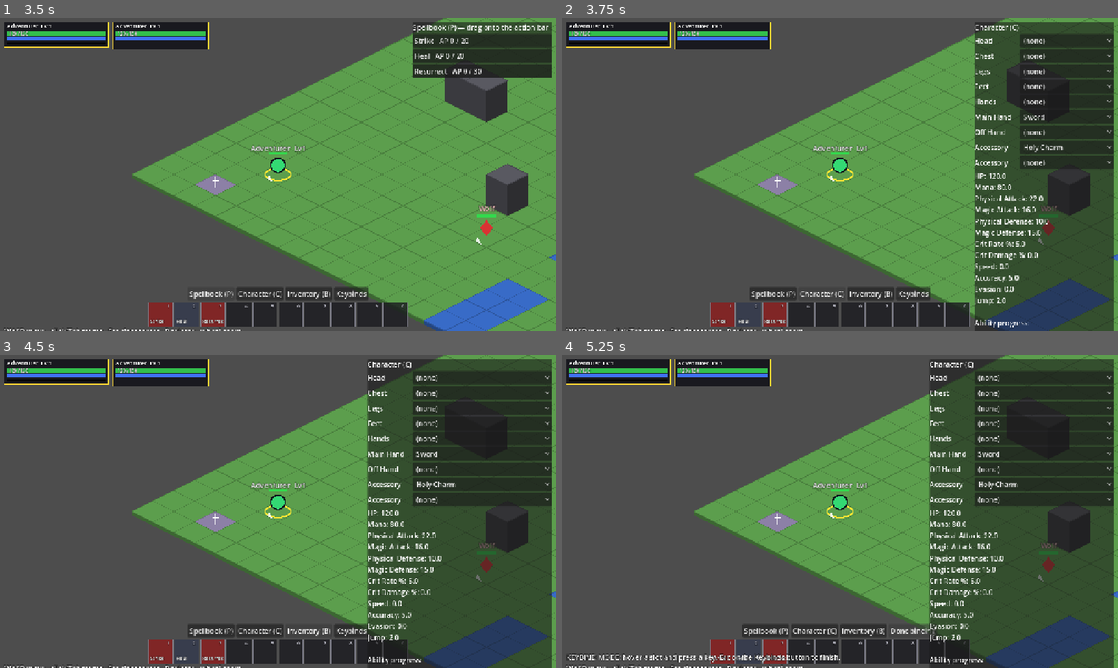
Above: before the commit, frames 1-4 (two rows, left to right).
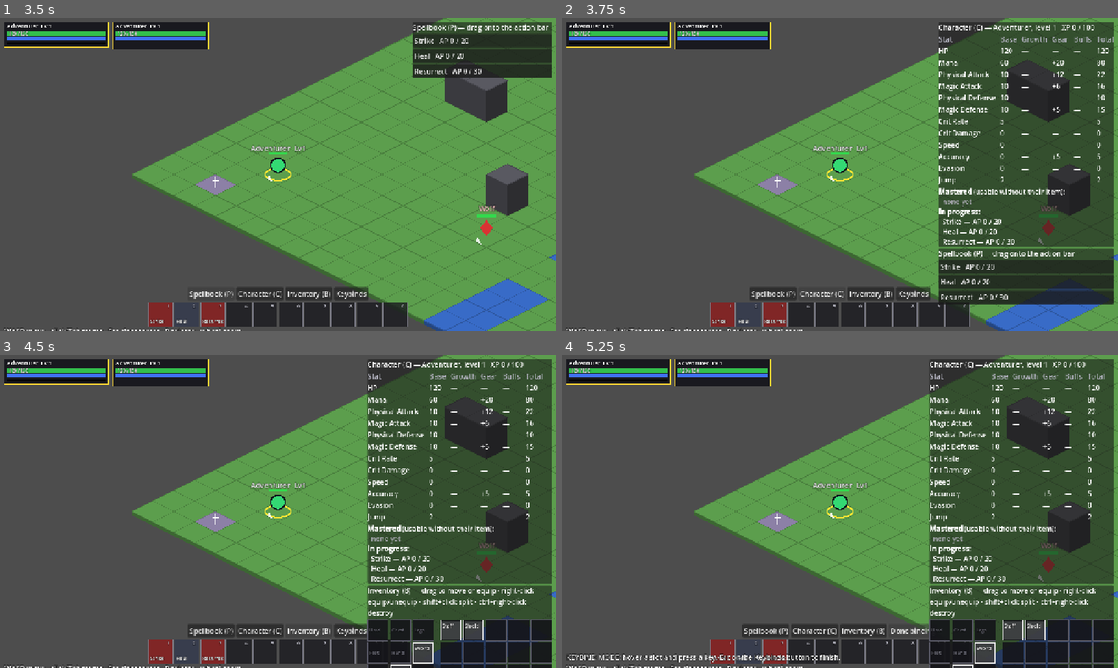
Above: after the commit, the same moments.

Repository: victorduvergermacarons-lang/Final-Wars
Game: Godot game, scene res://scenes/main.tscn
Two runs of this game, one before a commit and one after it. Both use one fixed random seed, a clock stepped at 60 frames per second and the inputs below.
Inputs (mouse positions are in pixels of both pictures, inside the frame that each line leads up to):
- Up to frame 1 (3.5 s): click "Play Solo" at 0.5 s; tap Enter at 1.25 s; drag from (55, 33) to (333, 105) at 1.27 s; drag from (161, 36) to (250, 237) at 2.02 s; click "Spellbook (P)" at 2.75 s
- Up to frame 2 (3.75 s): click "Character (C)" at 3.5 s
- Up to frame 3 (4.5 s): click "Inventory (B)" at 4.25 s
- Up to frame 4 (5.25 s): click "Keybinds" at 5 s

Frame 1 is identical in both runs. In frame 2, 18% of the frame differs, in the area x 67-100%, y 1-100%; in frame 3, 14%; in frame 4, 14%.

Commit message:
M2 step 4: character sheet
- Character sheet (C) replaces the equip dropdowns: level, XP, every stat
  as base / growth / gear / buffs / total, mastered abilities and
  abilities in progress (earning AP when the teaching item is worn)
- StatBreakdown: testable stat and ability breakdown
- Base stats and growth are replicated so clients can show the breakdown
- README controls for B and C
- Tests (235 passing); network check passes

Co-Authored-By: Claude Opus 5.5 <noreply@anthropic.com>
Claude-Session: https://claude.ai/code/session_01NkxcXD4xqQYvGrzBVzDJEX

Diff:
--- a/net/client_world.gd
+++ b/net/client_world.gd
@@ -157,6 +157,8 @@
 	h.level = d.level
 	h.xp = d.xp
 	h.bag = Bag.from_array(d.bag, content.items)
+	h.base_stats = StatBlock.from_dict(d.get("base", {}))
+	h.growth = StatBlock.from_dict(d.get("growth", {}))
 	var eq := {}
 	for slot in d.eq:
 		var item: ItemDef = content.items.get(StringName(d.eq[slot]))
--- a/net/snapshot.gd
+++ b/net/snapshot.gd
@@ -15,6 +15,8 @@
 		d.level = hero.level
 		d.xp = hero.xp
 		d.bag = hero.bag.to_array()
+		d.base = hero.base_stats.to_dict()
+		d.growth = hero.growth.to_dict()
 		var eq := {}
 		var equipment := hero.equipment()
 		for slot in equipment:
--- a/tests/unit/test_snapshot.gd
+++ b/tests/unit/test_snapshot.gd
@@ -39,6 +39,8 @@
 	assert_eq(h.display_name, "Ann")
 	assert_eq(h.tile(), hero.tile())
 	assert_true(h.stats.equals(hero.stats))
+	assert_true(h.base_stats.equals(hero.base_stats))
+	assert_true(h.growth.equals(hero.growth))
 	assert_eq(h.available_abilities().map(func(a): return a.id), [&"strike", &"heal", &"resurrect"])
 	var wolf := mirror.get_actor(world.enemies()[0].id) as Enemy
 	assert_eq(wolf.def.id, &"wolf")
--- /dev/null
+++ b/tests/unit/test_stat_breakdown.gd
@@ -0,0 +1,44 @@
+extends GutTest
+
+const F := preload("res://tests/unit/progression_fixtures.gd")
+
+
+func test_rows_split_base_growth_gear_and_buffs() -> void:
+	var sword := F.item(&"sword", EquipSlot.Type.MAIN_HAND, {Stat.Id.PHYS_ATK: 12}, {Stat.Id.PHYS_ATK: 4})
+	var hero := F.hero_with([sword])
+	hero.base_stats.phys_atk = 10
+	hero.growth.phys_atk = 6
+	hero.refresh_stats()
+	var buff := BuffDef.new()
+	buff.id = &"rage"
+	buff.duration_seconds = 10
+	buff.modifiers = [StatModifier.make(Stat.Id.PHYS_ATK, 1.5)]
+	hero.buffs.apply(buff, 0.0)
+	var row: Dictionary = StatBreakdown.rows(hero, 1.0)[Stat.Id.PHYS_ATK]
+	assert_eq(row.base, 10.0)
+	assert_eq(row.growth, 6.0)
+	assert_eq(row.gear, 12.0)
+	assert_eq(row.total, 42.0)
+	assert_eq(row.buffs, 14.0, "the buff's share")
+
+
+func test_abilities_mastered_and_in_progress() -> void:
+	var strike := F.ability(&"strike", 20)
+	var fire := F.ability(&"fireball", 20)
+	var heal := F.ability(&"heal", 20)
+	var sword := F.item(&"sword", EquipSlot.Type.MAIN_HAND, {}, {}, [strike])
+	var staff := F.item(&"staff", EquipSlot.Type.MAIN_HAND, {}, {}, [fire])
+	var charm := F.item(&"charm", EquipSlot.Type.ACCESSORY, {}, {}, [heal])
+	var hero := F.hero_with([sword])
+	hero.bag.add(staff)
+	hero.bag.add(charm)
+	hero.ap[&"fireball"] = 10
+	hero.mastered[&"heal"] = heal
+	var ab := StatBreakdown.abilities(hero)
+	assert_eq(ab.mastered, [heal])
+	assert_eq(ab.in_progress.size(), 2)
+	assert_eq(ab.in_progress[0].ability, strike)
+	assert_true(ab.in_progress[0].earning)
+	assert_eq(ab.in_progress[1].ability, fire)
+	assert_false(ab.in_progress[1].earning, "staff is in the bag")
+	assert_eq(ab.in_progress[1].ap, 10)
--- a/ui/hud/character_panel.gd
+++ /dev/null
@@ -1,110 +0,0 @@
-class_name CharacterPanel
-extends PanelContainer
-## Equipment (one dropdown per slot), stats and ability progress. Gear changes
-## are sent as intents; the host refuses them in combat.
-
-const STAT_NAMES := ["HP", "Mana", "Physical Attack", "Magic Attack", "Physical Defense",
-	"Magic Defense", "Crit Rate %", "Crit Damage %", "Speed", "Accuracy", "Evasion", "Jump"]
-
-var hud: Hud
-var _pickers: Array[OptionButton] = []
-var _picker_items: Array = [] # per slot: Array of item ids (index 0 = none)
-var _stats: Label
-var _shown_key := ""
-
-
-func _init(p_hud: Hud) -> void:
-	hud = p_hud
-	custom_minimum_size = Vector2(320, 0)
-	var box := VBoxContainer.new()
-	add_child(box)
-	var title := Label.new()
-	title.text = "Character (C)"
-	box.add_child(title)
-	for slot in EquipSlot.COUNT:
-		var row := HBoxContainer.new()
-		var label := Label.new()
-		label.text = EquipSlot.NAMES[slot]
-		label.custom_minimum_size = Vector2(100, 0)
-		row.add_child(label)
-		var picker := OptionButton.new()
-		picker.focus_mode = Control.FOCUS_NONE
-		picker.size_flags_horizontal = Control.SIZE_EXPAND_FILL
-		picker.item_selected.connect(_on_pick.bind(slot))
-		row.add_child(picker)
-		box.add_child(row)
-		_pickers.append(picker)
-		_picker_items.append([])
-	_stats = Label.new()
-	box.add_child(_stats)
-
-
-func _process(_delta: float) -> void:
-	if not visible:
-		return
-	var hero: Hero = hud.session.local_hero()
-	if hero == null:
-		return
-	_refresh_pickers(hero)
-	var s := hero.current_stats(hud.session.now())
-	var lines: PackedStringArray = []
-	for id in Stat.all():
-		lines.append("%s: %s" % [STAT_NAMES[id], snappedf(s.get_stat(id), 0.1)])
-	lines.append("")
-	lines.append("Ability progress:")
-	var ids := {}
-	var carried: Array[ItemDef] = hero.equipped_items()
-	for i in hero.bag.size():
-		if hero.bag.item_at(i) != null:
-			carried.append(hero.bag.item_at(i))
-	for item in carried:
-		for a in item.teaches:
-			ids[a.id] = a
-	for id in ids:
-		var a: AbilityDef = ids[id]
-		lines.append("  %s: %s" % [a.display_name, "mastered" if hero.is_mastered(id)
-				else "%d / %d AP" % [hero.ap.get(id, 0), a.ap_to_master]])
-	_stats.text = "\n".join(lines)
-
-
-func _refresh_pickers(hero: Hero) -> void:
-	var parts: PackedStringArray = [str(hero.bag.to_array())]
-	for slot in EquipSlot.COUNT:
-		var e := hero.equipped_in(slot)
-		parts.append(String(e.id) if e != null else "-")
-	var key := ",".join(parts)
-	if key == _shown_key:
-		return
-	_shown_key = key
-	for slot in EquipSlot.COUNT:
-		var picker := _pickers[slot]
-		picker.clear()
-		var ids: Array = [&""]
-		picker.add_item("(none)")
-		var equipped := hero.equipped_in(slot)
-		if equipped != null:
-			picker.add_item(equipped.display_name)
-			ids.append(equipped.id)
-		for i in hero.bag.size():
-			var item := hero.bag.item_at(i)
-			if item != null and EquipSlot.slots_for(item.slot).has(slot) and not ids.has(item.id):
-				picker.add_item(item.display_name)
-				ids.append(item.id)
-		_picker_items[slot] = ids
-		picker.select(1 if equipped != null else 0)
-
-
-func _on_pick(index: int, slot: int) -> void:
-	var id: StringName = _picker_items[slot][index]
-	var hero: Hero = hud.session.local_hero()
-	if id == &"":
-		hud.session.send_intent({"type": "unequip", "slot": slot})
-	else:
-		var bag_index := -1
-		for i in hero.bag.size():
-			if hero.bag.item_at(i) != null and hero.bag.item_at(i).id == id:
-				bag_index = i
-				break
-		if bag_index >= 0:
-			hud.session.send_intent({"type": "equip", "bag_index": bag_index, "slot": slot})
-	_shown_key = "" # re-sync with what the host actually does
--- /dev/null
+++ b/ui/hud/character_sheet.gd
@@ -0,0 +1,82 @@
+class_name CharacterSheet
+extends PanelContainer
+## Character sheet (C): level and XP, every stat split into base / growth / gear /
+## buffs, and mastered and in-progress abilities.
+
+var hud: Hud
+var _header: Label
+var _table: GridContainer
+var _abilities: RichTextLabel
+var _cells: Array[Label] = []
+
+
+func _init(p_hud: Hud) -> void:
+	hud = p_hud
+	custom_minimum_size = Vector2(380, 0)
+	var box := VBoxContainer.new()
+	add_child(box)
+	_header = Label.new()
+	box.add_child(_header)
+	_table = GridContainer.new()
+	_table.columns = 6
+	_table.add_theme_constant_override("h_separation", 12)
+	box.add_child(_table)
+	for h in ["Stat", "Base", "Growth", "Gear", "Buffs", "Total"]:
+		var l := _cell(h)
+		l.add_theme_color_override("font_color", Color(0.7, 0.7, 0.75))
+	for i in Stat.COUNT * 6:
+		_cells.append(_cell(""))
+	_abilities = RichTextLabel.new()
+	_abilities.bbcode_enabled = true
+	_abilities.fit_content = true
+	_abilities.custom_minimum_size = Vector2(360, 0)
+	box.add_child(_abilities)
+
+
+func _cell(text: String) -> Label:
+	var l := Label.new()
+	l.text = text
+	_table.add_child(l)
+	return l
+
+
+func _process(_delta: float) -> void:
+	if not visible:
+		return
+	var hero: Hero = hud.session.local_hero()
+	if hero == null:
+		return
+	_header.text = "Character (C) — %s, level %d   XP %d / %d" % [hero.display_name, hero.level, hero.xp,
+			Leveling.xp_to_next(hero.level, hud.session.rules())]
+	var rows := StatBreakdown.rows(hero, hud.session.now())
+	for r in rows:
+		var i: int = r.stat * 6
+		_cells[i].text = ItemTooltip.STAT_LABELS[r.stat]
+		_cells[i + 1].text = _num(r.base)
+		_cells[i + 2].text = _signed(r.growth)
+		_cells[i + 3].text = _signed(r.gear)
+		_cells[i + 4].text = _signed(r.buffs)
+		_cells[i + 5].text = _num(r.total)
+	var ab := StatBreakdown.abilities(hero)
+	var lines: PackedStringArray = ["[b]Mastered[/b] (usable without their item):"]
+	if ab.mastered.is_empty():
+		lines.append("  [color=#a8a8b0]none yet[/color]")
+	for a in ab.mastered:
+		lines.append("  [color=%s]%s[/color]" % [ItemTooltip.GREEN, a.display_name])
+	lines.append("[b]In progress:[/b]")
+	if ab.in_progress.is_empty():
+		lines.append("  [color=#a8a8b0]equip an item that teaches an ability[/color]")
+	for p in ab.in_progress:
+		lines.append("  %s — AP %d / %d%s" % [p.ability.display_name, p.ap, p.needed,
+				"" if p.earning else "  [color=#a8a8b0](item not worn: not earning AP)[/color]"])
+	_abilities.text = "\n".join(lines)
+
+
+static func _num(v: float) -> String:
+	return ItemTooltip._num(v)
+
+
+static func _signed(v: float) -> String:
+	if is_zero_approx(v):
+		return "—"
+	return ("+" if v > 0 else "") + ItemTooltip._num(v)
--- a/ui/hud/hud.gd
+++ b/ui/hud/hud.gd
@@ -32,7 +32,7 @@
 var _party_frames := {} # hero id -> UnitFrame
 var inventory_window: InventoryWindow
 var _spellbook: SpellbookPanel
-var _character: CharacterPanel
+var _character: CharacterSheet
 var _death: PanelContainer
 var _bind_button: Button
 var _error: Label
@@ -96,7 +96,7 @@
 	right.grow_horizontal = Control.GROW_DIRECTION_BEGIN
 	right.position = Vector2(-10, 10)
 	_root.add_child(right)
-	_character = CharacterPanel.new(self)
+	_character = CharacterSheet.new(self)
 	_character.visible = false
 	right.add_child(_character)
 	inventory_window = InventoryWindow.new(self)
--- /dev/null
+++ b/ui/stat_breakdown.gd
@@ -0,0 +1,50 @@
+class_name StatBreakdown
+extends RefCounted
+## Where each of a hero's stats comes from: base, permanent growth from level-ups,
+## equipped gear, and active buffs.
+
+
+## One row per stat: {"stat", "base", "growth", "gear", "buffs", "total"}.
+static func rows(hero: Hero, now: float) -> Array[Dictionary]:
+	var gear := StatBlock.new()
+	for item in hero.equipped_items():
+		gear.add(item.stats)
+	var total := hero.current_stats(now)
+	var out: Array[Dictionary] = []
+	for id in Stat.all():
+		var base := hero.base_stats.get_stat(id)
+		var growth := hero.growth.get_stat(id)
+		var g := gear.get_stat(id)
+		var t := total.get_stat(id)
+		out.append({"stat": id, "base": base, "growth": growth, "gear": g,
+				"buffs": t - base - growth - g, "total": t})
+	return out
+
+
+## Abilities to list on the sheet: {"mastered": [AbilityDef], "in_progress": [
+## {"ability", "ap", "needed", "earning"}]}. In progress = taught by a worn item, or
+## with some AP already earned (from items carried in the bag).
+static func abilities(hero: Hero) -> Dictionary:
+	var mastered: Array = []
+	var ids := hero.mastered.keys()
+	ids.sort()
+	for id in ids:
+		mastered.append(hero.mastered[id])
+	var progress: Array = []
+	var seen := {}
+	for ability in hero.taught_abilities():
+		if ability.ap_to_master > 0 and not hero.is_mastered(ability.id):
+			seen[ability.id] = true
+			progress.append({"ability": ability, "ap": hero.ap.get(ability.id, 0),
+					"needed": ability.ap_to_master, "earning": true})
+	for i in hero.bag.size():
+		var item := hero.bag.item_at(i)
+		if item == null:
+			continue
+		for ability in item.teaches:
+			if seen.has(ability.id) or hero.is_mastered(ability.id) or hero.ap.get(ability.id, 0) <= 0:
+				continue
+			seen[ability.id] = true
+			progress.append({"ability": ability, "ap": hero.ap[ability.id],
+					"needed": ability.ap_to_master, "earning": false})
+	return {"mastered": mastered, "in_progress": progress}
Not shown, added: tests/unit/test_stat_breakdown.gd.uid
Not shown, removed: ui/hud/character_panel.gd.uid
Not shown, added: ui/hud/character_sheet.gd.uid
Not shown, added: ui/stat_breakdown.gd.uid
Not shown, changed: README.md
